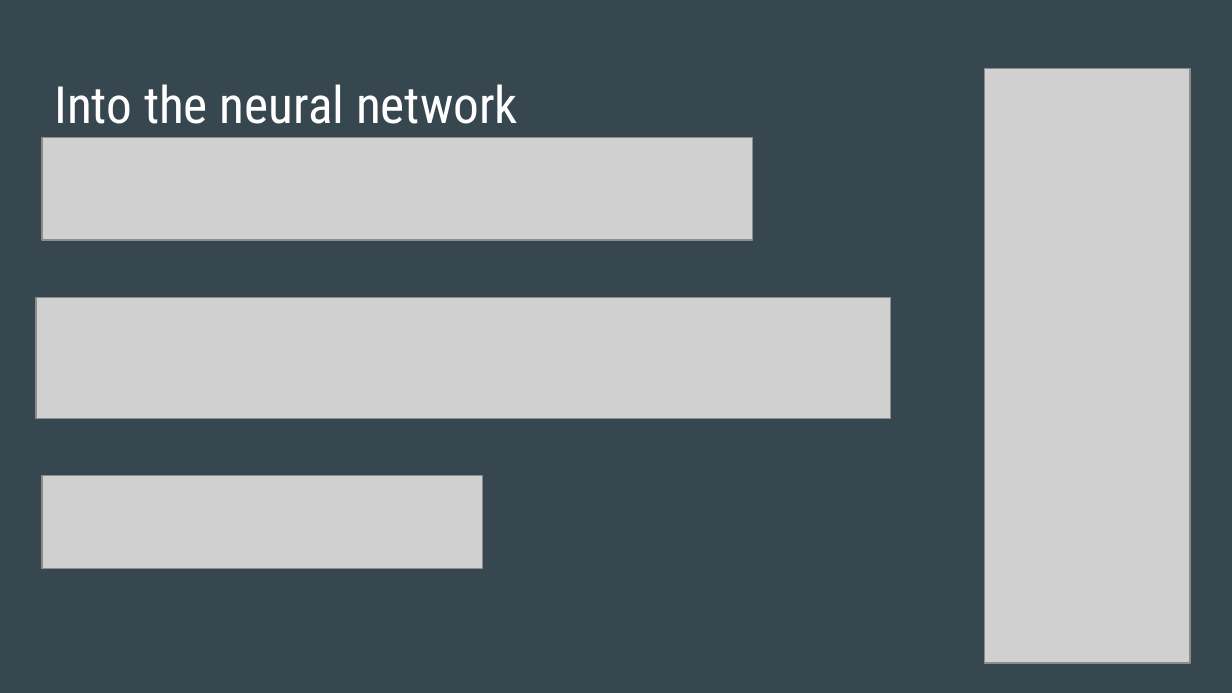
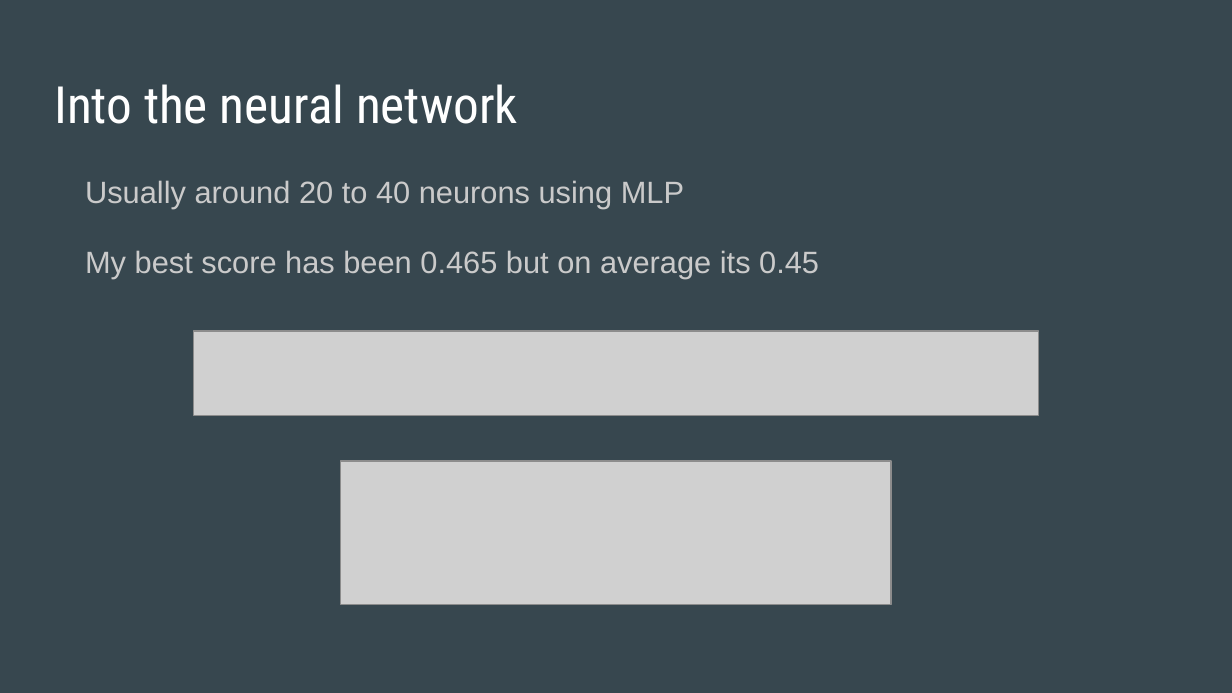
Before and after one commit to Chill1/ArtificialIntelligence, a slide deck: slide 9 of Hill/hill-prj/Hill-Presentation.pptx (slide 8 before the commit). Drawn at 1232x693 pixels with LibreOffice and Linux fonts; fonts in the diff are those of the drawing; grey boxes stand for pictures. Boxes give left, top, right and bottom in pixels: in the first picture for what was removed or moved away, otherwise in the second. Text is boxed around its words. In the diff, an @@ line names an element or a change of style, - is before the commit and + after.

```diff
--- a/Hill/hill-prj/Hill-Presentation.pptx
+++ b/Hill/hill-prj/Hill-Presentation.pptx
@@ picture removed at (x1=984, y1=69, x2=1190, y2=663) @@
@@ text added at (x1=85, y1=180, x2=819, y2=279), 18 pt, text #CACACA @@
+Usually around 20 to 40 neurons using MLP
+My best score has been 0.465 but on average its 0.45
@@ picture resized from (x1=36, y1=297, x2=891, y2=418) to (x1=193, y1=331, x2=1037, y2=416) @@
@@ picture removed at (x1=42, y1=476, x2=482, y2=569) @@
@@ picture resized from (x1=42, y1=138, x2=753, y2=240) to (x1=341, y1=461, x2=892, y2=605) @@
```
Also in this commit, not shown: 1 other slide changed, 1 slide added, 1 other file.
